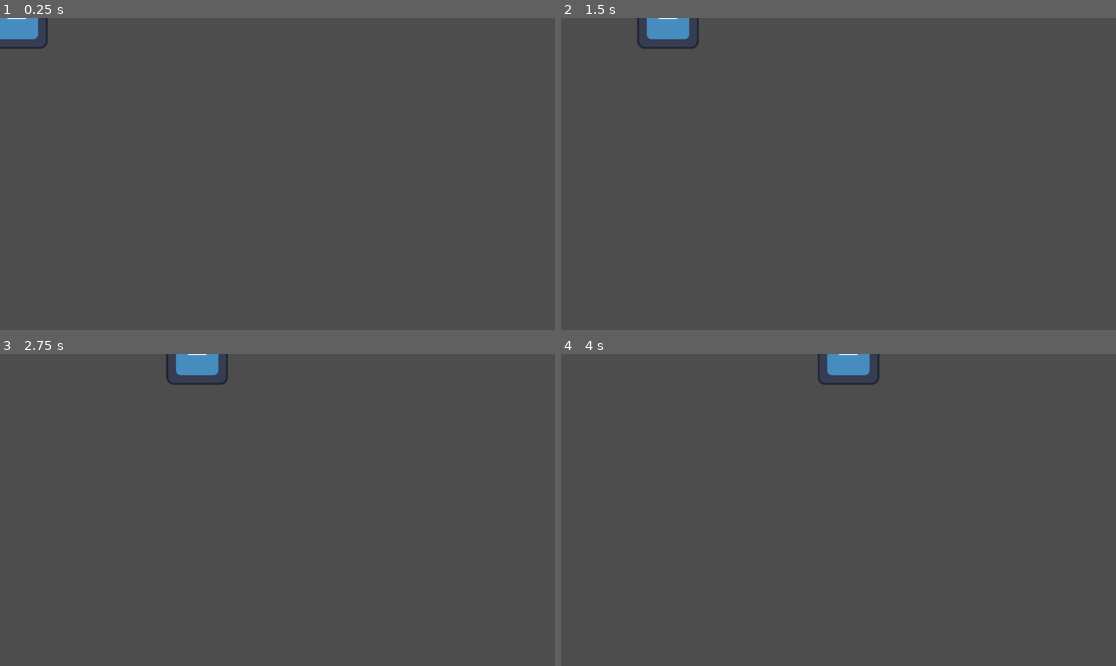
Above: before the commit, frames 1-4 (two rows, left to right).
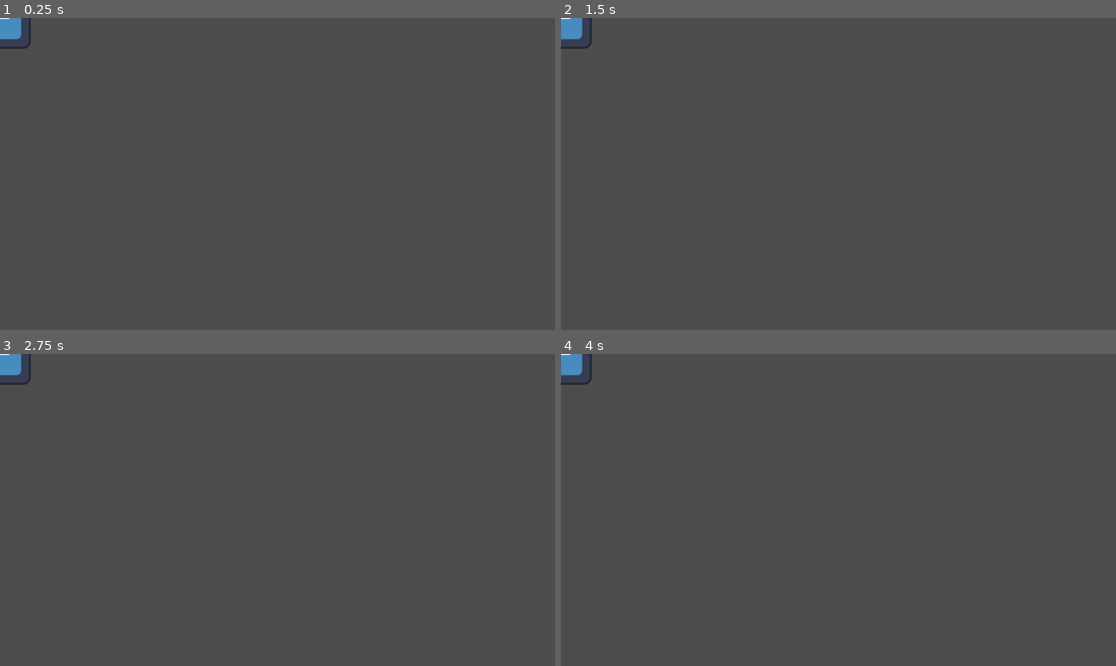
Above: after the commit, the same moments.

Repository: Middle-Endian-HackYeah25/LanternGame
Game: Godot game, scene res://Scenes/BasicEnemy.tscn
The game is run twice, just before and just after one commit, with the same random seed, the same clock (stepped at 60 frames per second) and the same inputs. This scene is started directly instead of the project's main scene. The engine's default icon, where the game draws it, is replaced by a stand-in: a white triangle on a blue panel in a dark square.
Inputs (mouse positions are in pixels of both pictures, inside the frame that each line leads up to):
- Up to frame 1 (0.25 s): no input
- Up to frame 2 (1.5 s): tap Enter at 0.5 s; move the mouse to (960, 158) at 0.52 s; hold D (right) 0.53-1.25 s; tap J at 0.6 s; click (960, 158) at 0.67 s; drag from (727, 189) to (810, 236) at 1.27 s
- Up to frame 3 (2.75 s): move the mouse to (333, 441) at 2.02 s; hold D (right) from 2.03 s (still down); hold Enter from 2.03 s (still down)
- Up to frame 4 (4 s): release D (right) at 2.75 s; release Enter at 2.75 s; drag from (810, 572) to (672, 463) at 2.77 s; move the mouse to (1005, 556) at 3.52 s; hold A (left) from 3.53 s (still down); hold Ctrl from 3.53 s (still down)

The runs differ from the first frame. In frame 1, 0.3% of the frame differs, in the area x 0-9%, y 0-10%; in frame 2, 1.0%; in frame 3, 1.0%, in the area x 0-42%, y 0-10%; in frame 4, 1.0%.

Commit message:
EnemySimpleMovement,stationary in light

Diff:
--- a/Scenes/Player.tscn
+++ b/Scenes/Player.tscn
@@ -1,8 +1,9 @@
-[gd_scene load_steps=7 format=3 uid="uid://ck40427nwjh4a"]
+[gd_scene load_steps=8 format=3 uid="uid://ck40427nwjh4a"]
 
 [ext_resource type="Script" uid="uid://cyof7yimh0imn" path="res://Scripts/Player.gd" id="1_kyqiw"]
 [ext_resource type="Texture2D" uid="uid://b3mwj6pl4q4vw" path="res://Assets/Bohater/Bohater_1.png" id="2_gntrk"]
 [ext_resource type="Texture2D" uid="uid://8m6qcspndh80" path="res://Assets/Latarka2.png" id="3_gntrk"]
+[ext_resource type="Script" uid="uid://cdqinh454nrj0" path="res://Scripts/flashlight.gd" id="4_dewec"]
 
 [sub_resource type="RectangleShape2D" id="RectangleShape2D_kyqiw"]
 size = Vector2(99, 81)
@@ -33,6 +34,7 @@
 rotation = -1.5707964
 scale = Vector2(0.3123478, 0.64143217)
 texture = ExtResource("3_gntrk")
+script = ExtResource("4_dewec")
 
 [node name="Area2D" type="Area2D" parent="CharacterBody2D/flashlight"]
 
@@ -43,3 +45,6 @@
 position = Vector2(-0.49999666, -0.5000019)
 scale = Vector2(1.546875, 1.265625)
 texture = SubResource("GradientTexture2D_dewec")
+
+[connection signal="body_entered" from="CharacterBody2D/flashlight/Area2D" to="CharacterBody2D/flashlight" method="_on_area_2d_body_entered"]
+[connection signal="body_exited" from="CharacterBody2D/flashlight/Area2D" to="CharacterBody2D/flashlight" method="_on_area_2d_body_exited"]
--- a/Scripts/Player.gd
+++ b/Scripts/Player.gd
@@ -2,6 +2,8 @@
 
 const SPEED = 300.0
 const PUSH_FORCE = 10.0
+
+
 
 func _physics_process(delta):
 
@@ -23,5 +25,6 @@
 	look_at(get_global_mouse_position())
 	rotation_degrees += 90
 
+
 func _ready() -> void:
 	add_to_group("player")
--- a/Scripts/basic_enemy.gd
+++ b/Scripts/basic_enemy.gd
@@ -1,40 +1,66 @@
 extends RigidBody2D
 
-# The speed value used to set the magnitude of the velocity vector.
-@export var speed: float = 150.0
+@export var enemy_speed: float = 100.0
 
-# Define the constant, normalized direction vector for the enemy.
-# This example moves the enemy straight to the right.
-# You can change this vector (e.g., Vector2(-1, 0) for left, or Vector2(0.5, 1).normalized() for diagonal)
-const CONSTANT_DIRECTION: Vector2 = Vector2(1, 0)
+var player: CharacterBody2D = null
 
-# -----------------
-# Physics Setup
-# -----------------
+@onready var sprite: Sprite2D = $Sprite2D
+
+var current_direction: Vector2 = Vector2.ZERO
+var is_in_light: bool = false
 
 func _ready():
-	# 1. Ensure the enemy is not affected by global gravity.
+	# Find the player node (already set up)
+	player = get_tree().get_first_node_in_group("player")
+	if !player:
+		print("NoPlayer")
+
+	# Crucial: Disable gravity for this body
 	gravity_scale = 0.0
+	lock_rotation = true
+	add_to_group("LightSensitive")
 
-	# 2. Prevent the enemy from rotating when it collides with something.
-	lock_rotation = true
 
-	# Initial impulse is removed, as continuous velocity control is handled below.
+func _entered_light():
+	print("InLight")
+	is_in_light = true;
 
-# -----------------
-# Constant Velocity Movement
-# -----------------
+func _left_light():
+	print("NotInLight")
+	is_in_light = false;
 
-# We override the physics process to constantly reset the velocity to our desired value.
-func _physics_process(delta: float) -> void:
-	# Calculate the target velocity vector (Direction * Speed).
-	var target_velocity: Vector2 = CONSTANT_DIRECTION * speed
+func _integrate_forces(state):
+	if is_in_light:
+		current_direction = Vector2.ZERO
+		state.linear_velocity = Vector2.ZERO
+	else:
+		if player:
+			# 1. Calculate the direction vector from the enemy to the player
+			current_direction = (player.global_position - global_position).normalized()
 
-	# Set the linear_velocity directly.
-	# This overrides any forces (like friction or gravity, though gravity is already 0)
-	# and makes the movement constant and predictable.
-	linear_velocity = target_velocity
+			# 2. Calculate the desired velocity vector
+			var target_velocity: Vector2 = current_direction * enemy_speed
 
-# The move_with_force function is no longer needed since we are not applying forces.
-# func move_with_force(direction: Vector2):
-# 	pass
+			# 3. Directly set the linear velocity on the body's state
+			state.linear_velocity = target_velocity
+		else:
+			current_direction = Vector2.ZERO
+			state.linear_velocity = Vector2.ZERO
+			player = get_tree().get_first_node_in_group("player")
+			if !player:
+				print("NoPlayer")
+
+
+func _process(delta):
+	# 4. Check if the enemy is moving
+	if current_direction.length_squared() > 0:
+		# Calculate the target rotation angle in radians
+		var target_rotation: float = current_direction.angle()
+
+		# Optional: Add a 90 degree offset if your sprite is drawn facing right (0 degrees)
+		# If your sprite is drawn facing UP (-90 degrees), you don't need the offset,
+		# or you might need a different offset. Test this!
+		var rotation_offset = deg_to_rad(90)
+
+		# 5. Apply the rotation to the Sprite2D
+		sprite.rotation = target_rotation + rotation_offset
--- /dev/null
+++ b/Scripts/flashlight.gd
@@ -0,0 +1,11 @@
+extends PointLight2D
+
+
+func _on_area_2d_body_entered(body):
+	if body.is_in_group("LightSensitive"):
+		body._entered_light();
+
+
+func _on_area_2d_body_exited(body):
+	if body.is_in_group("LightSensitive"):
+		body._left_light();
Not shown, added: Assets/Biurko/Biurko.png.import
Not shown, added: Assets/Biurko/Biurko2.png.import
Not shown, added: Assets/Bohater/Bohater_light.png.import
Not shown, added: Scripts/flashlight.gd.uid
